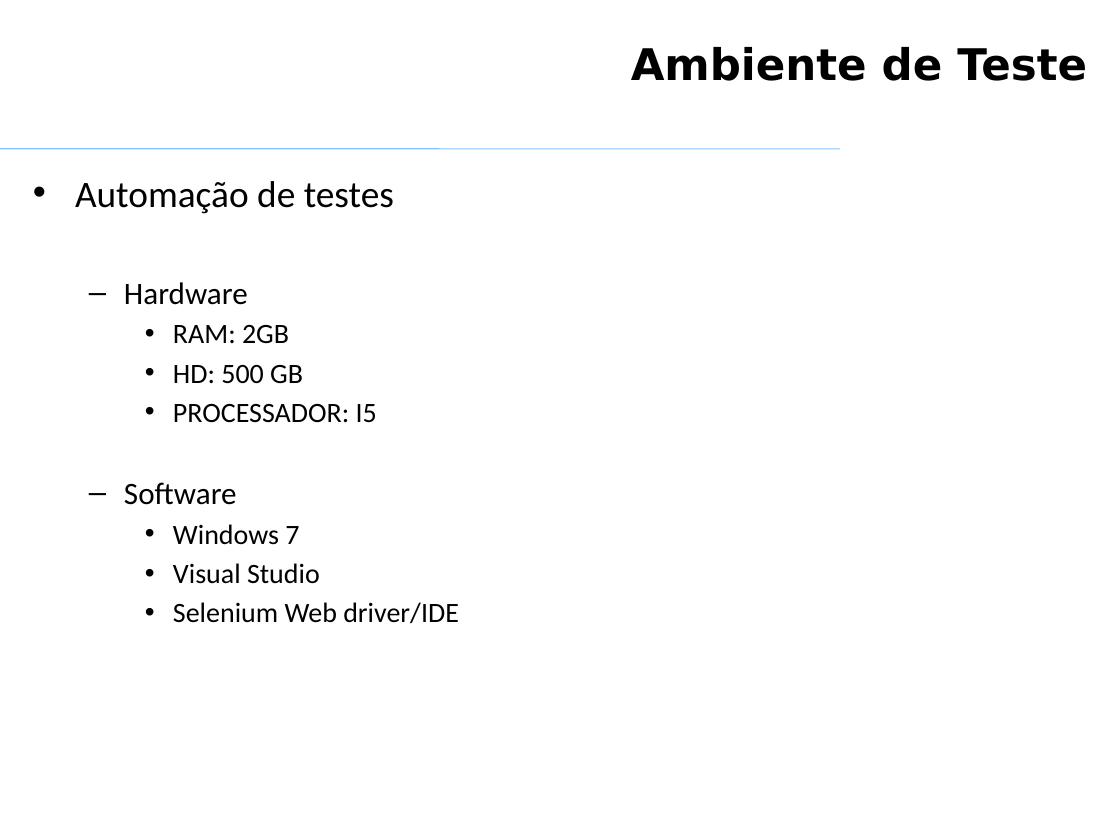
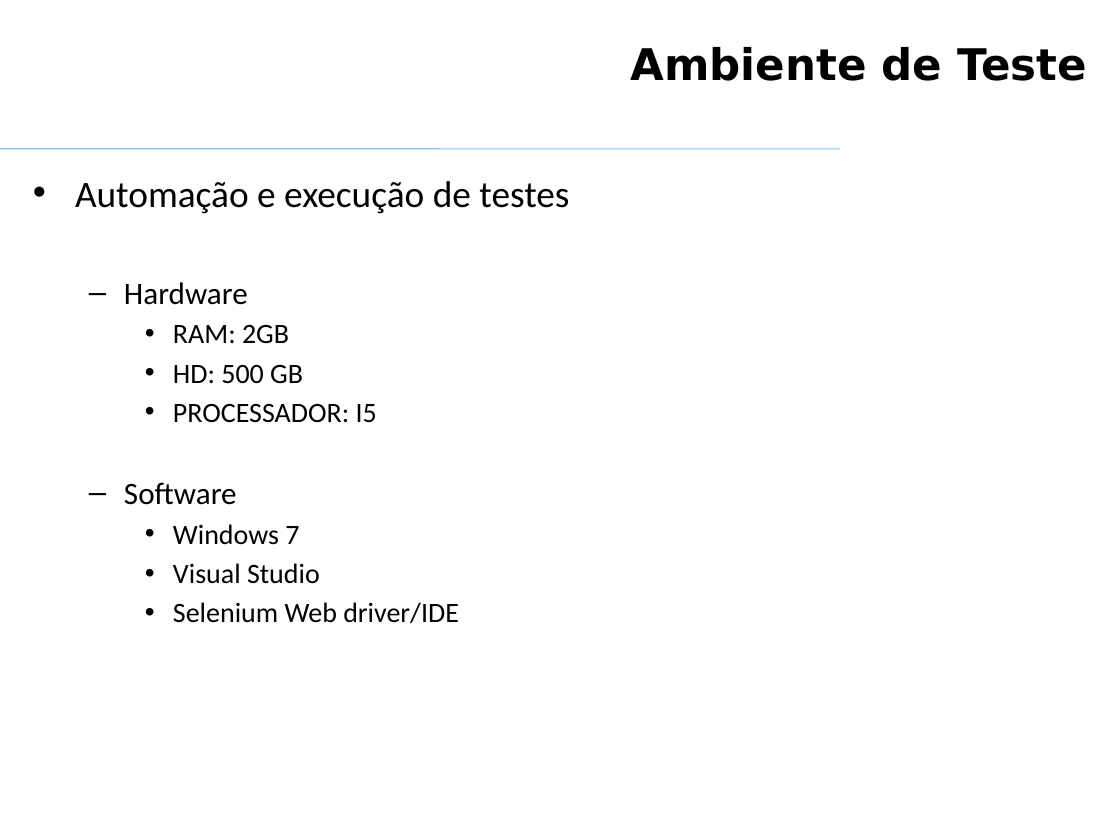
Before and after one commit to VagnerAlcantara/TCC, a slide deck: slide 15 of Qualidade de Produto de SW/Qualidade de produto de SW - TRABALHO.pptx. Drawn at 1120x840 pixels with LibreOffice and Linux fonts; fonts in the diff are those of the drawing; background and template pictures are left out. Boxes give left, top, right and bottom in pixels: in the first picture for what was removed or moved away, otherwise in the second. Text is boxed around its words. In the diff, an @@ line names an element or a change of style, - is before the commit and + after.

```diff
--- a/Qualidade de Produto de SW/Qualidade de produto de SW - TRABALHO.pptx
+++ b/Qualidade de Produto de SW/Qualidade de produto de SW - TRABALHO.pptx
@@ text at box(75, 181, 569, 214): text changed @@
-• Automação de testes
+• Automação e execução de testes
```
Also in this commit, not shown: 10 other slides changed, 2 slides added, 1 other file.
